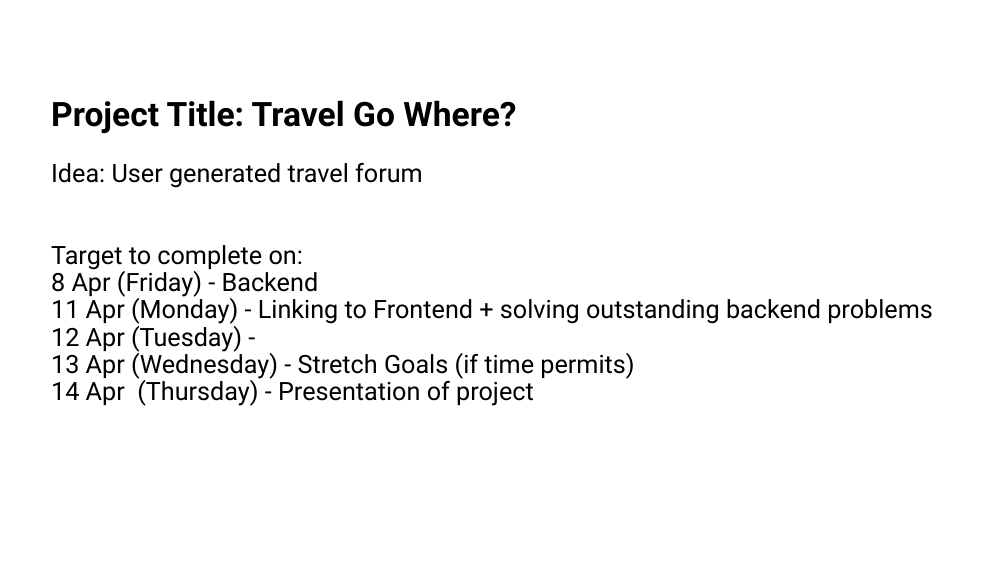
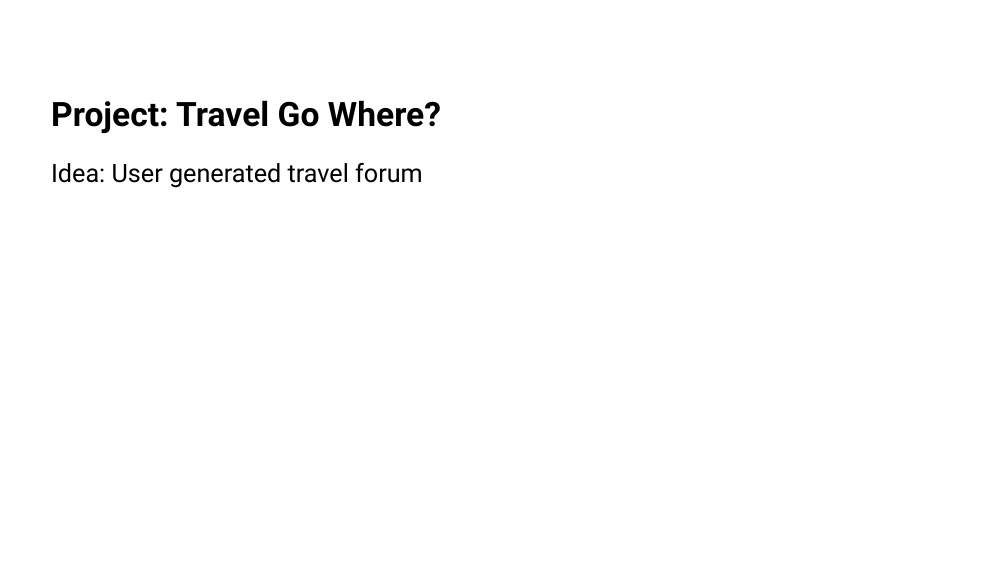
Before and after one commit to SherwinKhoo/travel-go-where, a slide deck: slide 1 of Project-3.pptx. Drawn at 1008x567 pixels with LibreOffice and Linux fonts; fonts in the diff are those of the drawing. Boxes give left, top, right and bottom in pixels: in the first picture for what was removed or moved away, otherwise in the second. Text is boxed around its words. In the diff, an @@ line names an element or a change of style, - is before the commit and + after.

Commit message:
update ppt

```diff
--- a/Project-3.pptx
+++ b/Project-3.pptx
@@ title at [51, 100, 441, 188]: text changed @@
-Project Title: Travel Go Where?
-Idea: User generated travel forum
-Target to complete on:
-8 Apr (Friday) - Backend
-11 Apr (Monday) - Linking to Frontend + solving outstanding backend problems
-12 Apr (Tuesday) -
-13 Apr (Wednesday) - Stretch Goals (if time permits)
-14 Apr (Thursday) - Presentation of project
+Project: Travel Go Where?
+Idea: User generated travel forum
```
Also in this commit, not shown: 8 other slides changed, 1 slide added, 5 slides removed.
